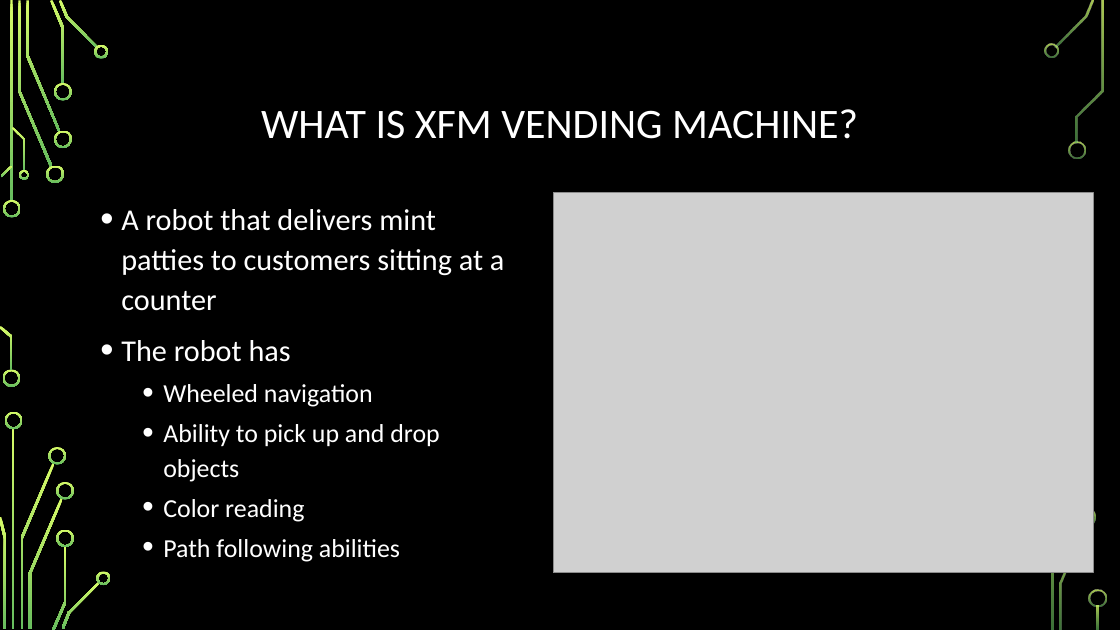
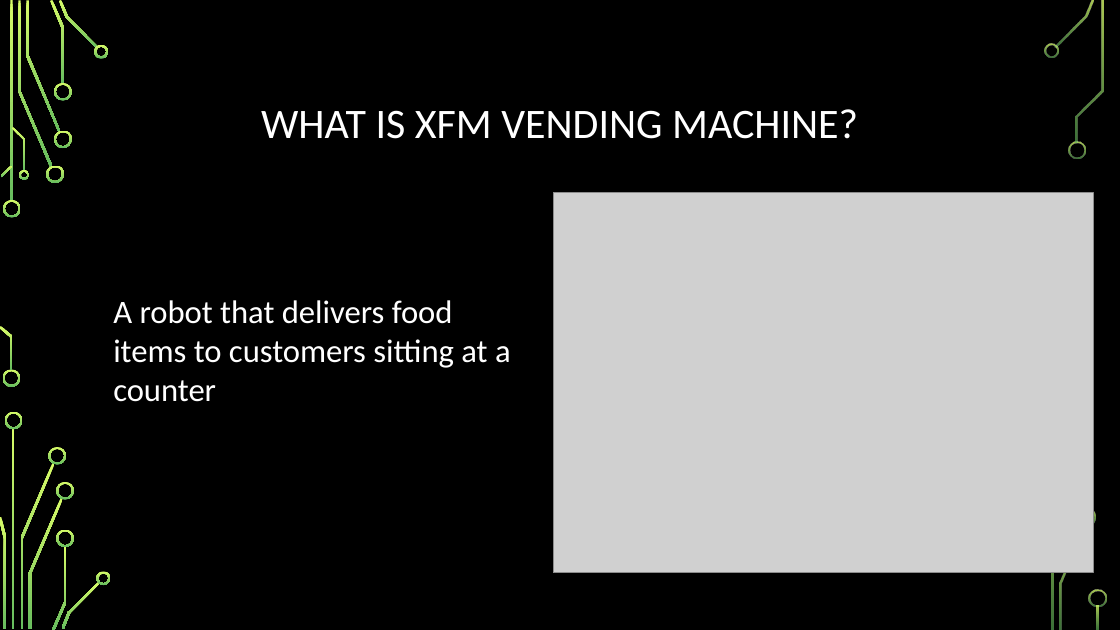
Before and after one commit to bwwagner/SP17-barbot, a slide deck: slide 3 of Presentation/conference-presentation.pptx (slide 2 before the commit). Drawn at 1120x630 pixels with LibreOffice and Linux fonts; fonts in the diff are those of the drawing; grey boxes stand for pictures; background and template pictures are left out. Boxes give left, top, right and bottom in pixels: in the first picture for what was removed or moved away, otherwise in the second. Text is boxed around its words. In the diff, an @@ line names an element or a change of style, - is before the commit and + after.

```diff
--- a/Presentation/conference-presentation.pptx
+++ b/Presentation/conference-presentation.pptx
@@ text at (x1=113, y1=300, x2=511, y2=402): text changed; size 22.2 to 28 pt @@
-• A robot that delivers mint patties to customers sitting at a counter
-• The robot has
-  • Wheeled navigation
-  • Ability to pick up and drop objects
-  • Color reading
-  • Path following abilities
+A robot that delivers food items to customers sitting at a counter
```
Also in this commit, not shown: 2 other slides changed, 3 slides added, 4 slides removed.
